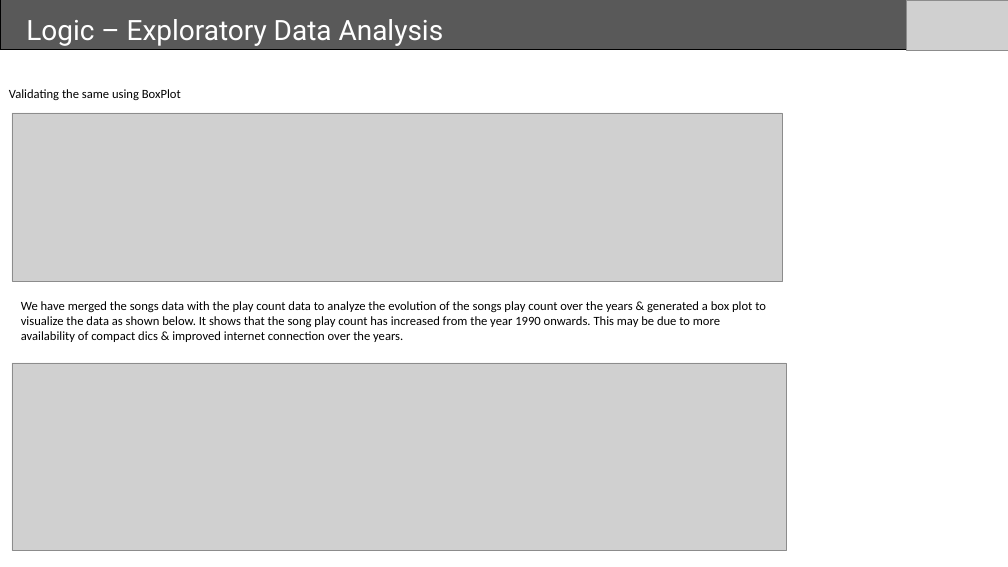
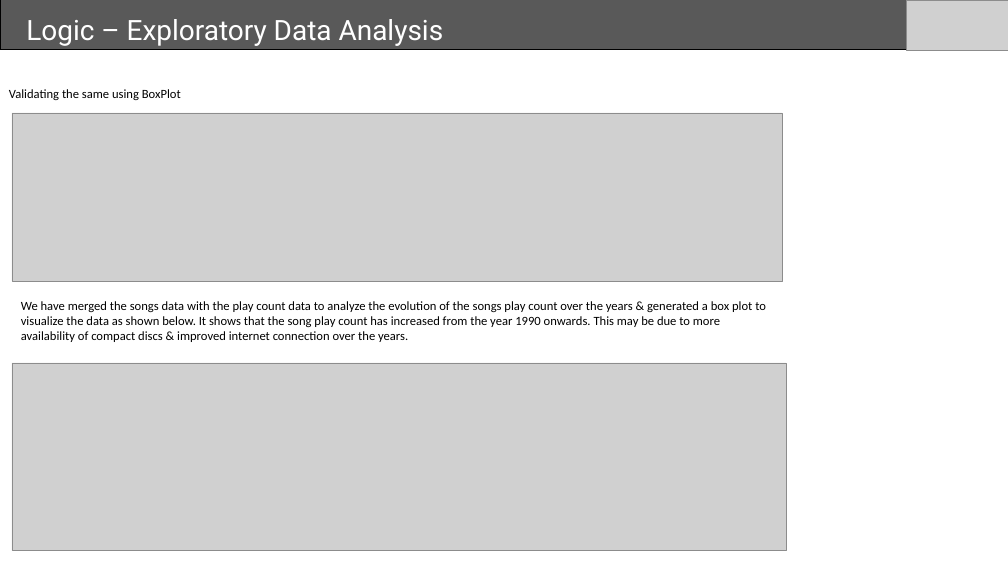
Before and after one commit to vrlnarayana/capstone-gl, a slide deck: slide 4 of Capatone Final PPT - EDA.ppt. Drawn at 1008x567 pixels with LibreOffice and Linux fonts; fonts in the diff are those of the drawing; grey boxes stand for pictures. Boxes give left, top, right and bottom in pixels: in the first picture for what was removed or moved away, otherwise in the second. Text is boxed around its words. In the diff, an @@ line names an element or a change of style, - is before the commit and + after.

```diff
--- a/Capatone Final PPT - EDA.ppt
+++ b/Capatone Final PPT - EDA.ppt
@@ text at (21,301,766,342): text changed @@
-We have merged the songs data with the play count data to analyze the evolution of the songs play count over the years & generated a box plot to visualize the data as shown below. It shows that the song play count has increased from the year 1990 onwards. This may be due to more availability of compact dics & improved internet connection over the years.
+We have merged the songs data with the play count data to analyze the evolution of the songs play count over the years & generated a box plot to visualize the data as shown below. It shows that the song play count has increased from the year 1990 onwards. This may be due to more availability of compact discs & improved internet connection over the years.
```
